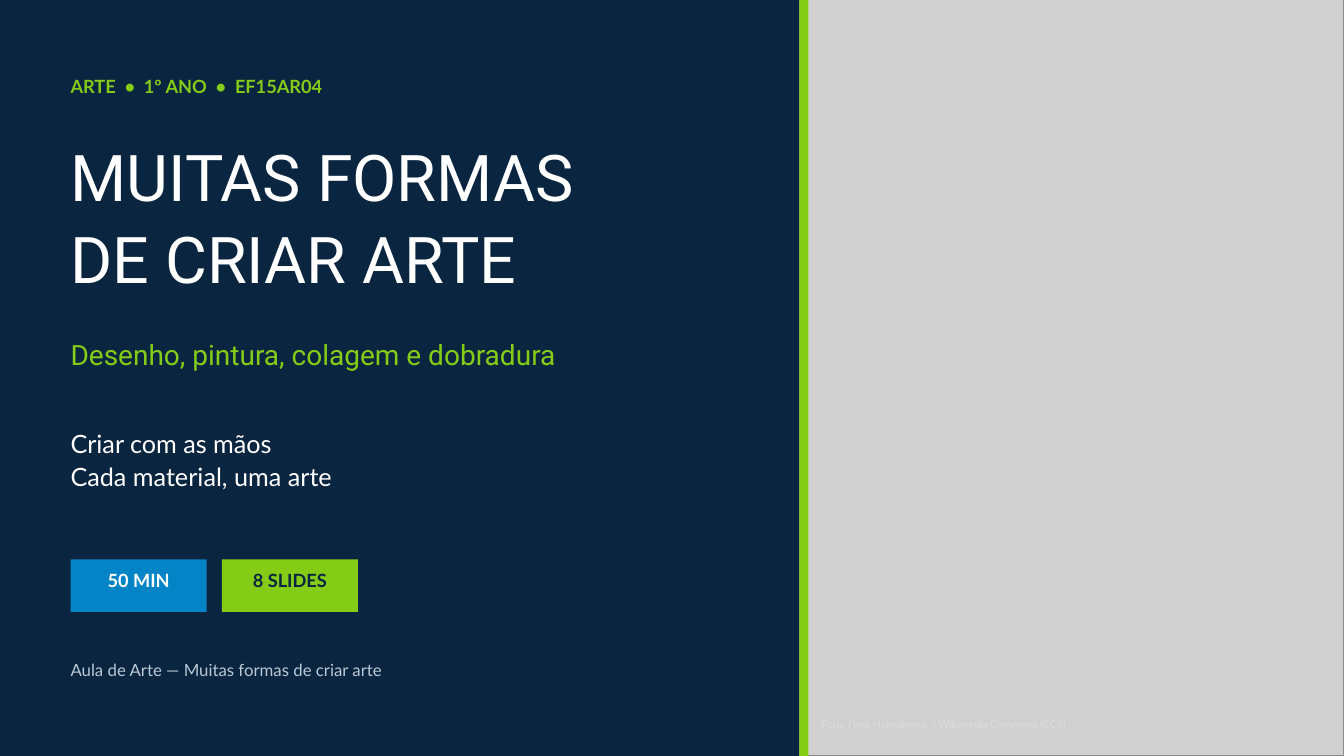
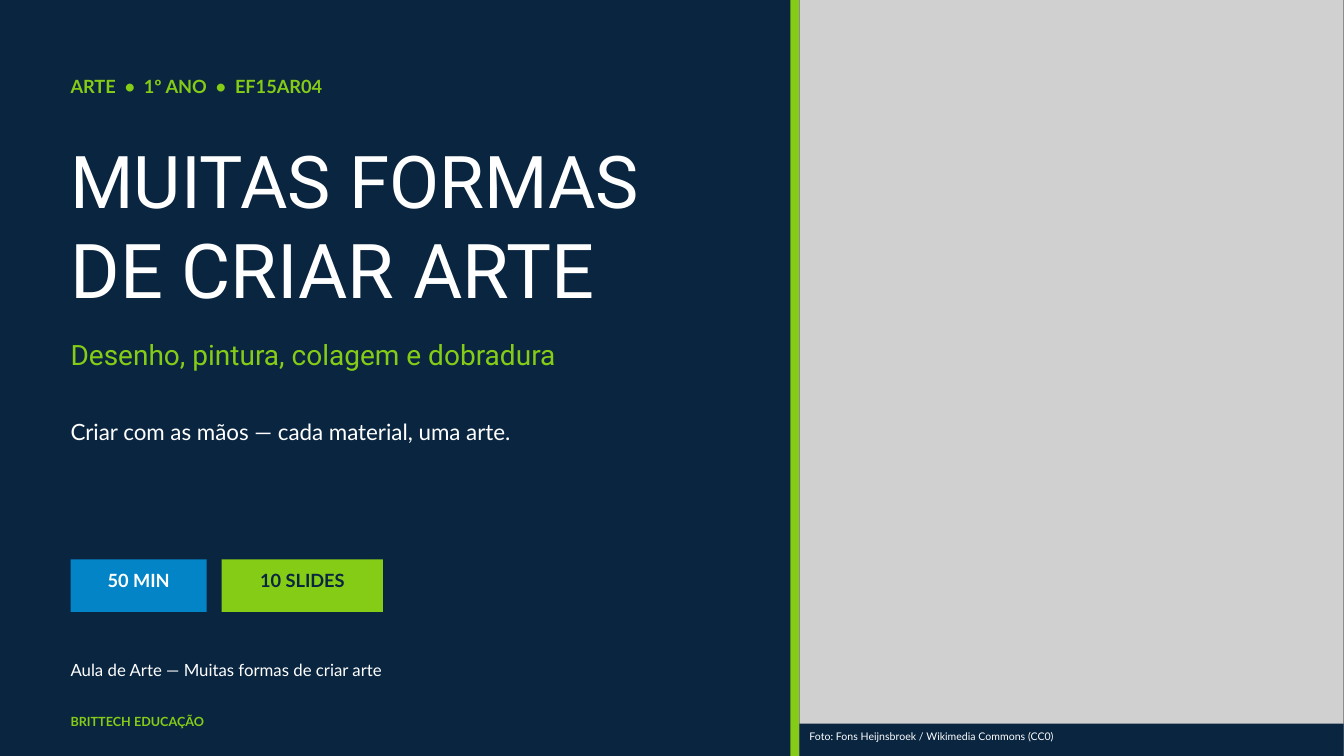
Before and after one commit to thiagollipe-web/brittech-educacao-aulas, a slide deck: slide 1 of fundamental-1/arte-1ano-formas-expressao-artistica.pptx. Drawn at 1344x756 pixels with LibreOffice and Linux fonts; fonts in the diff are those of the drawing; grey boxes stand for pictures. Boxes give left, top, right and bottom in pixels: in the first picture for what was removed or moved away, otherwise in the second. Text is boxed around its words. In the diff, an @@ line names an element or a change of style, - is before the commit and + after.

```diff
--- a/fundamental-1/arte-1ano-formas-expressao-artistica.pptx
+++ b/fundamental-1/arte-1ano-formas-expressao-artistica.pptx
@@ rectangle: place and size @@
-rectangle at [800,0,809,756]
+rectangle at [790,0,800,756]
@@ text "MUITAS FORMAS" at [71,155,639,299]: size 46 to 52 pt in "MUITAS FORMAS"; size 46 to 54 pt in "DE CRIAR ARTE"; line spacing 1.02 to 1; less space between paragraphs @@
@@ text at [71,423,510,443]: text changed; size 18 to 16 pt @@
-Criar com as mãos
-Cada material, uma arte
+Criar com as mãos — cada material, uma arte.
@@ rectangle: place and size @@
-rectangle at [222,560,358,612]
+rectangle at [222,560,383,612]
@@ text at [260,573,345,587]: text changed @@
-8 SLIDES
+10 SLIDES
@@ text "Aula de Arte — Muitas ..." at [71,663,381,676]: text colour #B9C9D6 to #FFFFFF; less space between paragraphs @@
@@ text added at [71,715,204,728], 9 pt, text #84CC16, bold @@
+BRITTECH EDUCAÇÃO
@@ rectangle added at [800,724,1344,756], fill #0A2540 @@
@@ text added at [809,732,1054,742], 7.5 pt, text #FFFFFF @@
+Foto: Fons Heijnsbroek / Wikimedia Commons (CC0)
```
Also in this commit, not shown: 2 other slides changed, 7 slides added, 5 slides removed, 4 other files.
